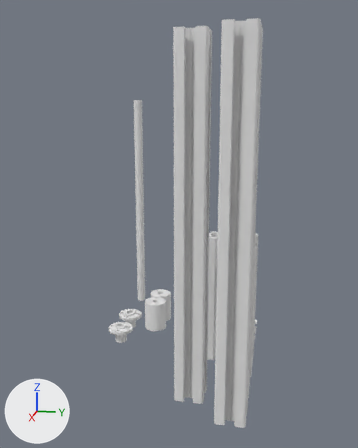
Renders of the Blender file lib/slot_profile_type_b_nut_6.blend from each side of a commit.
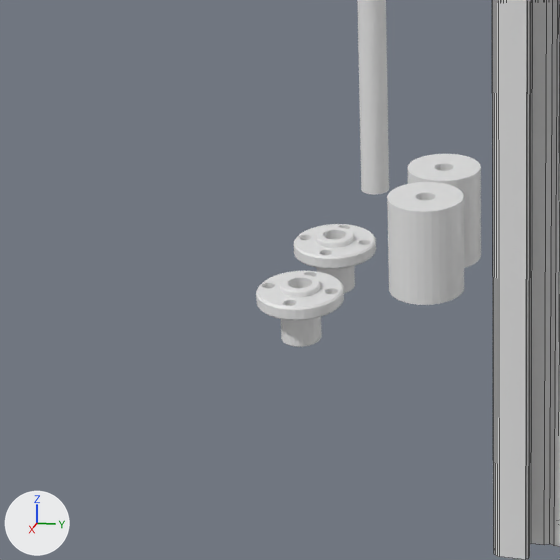
Each version appears first whole from a 50 mm camera at (425.0, 52.6, 198.4) aimed at (55.5, -21.4, 106.0), and next in a close-up on the part from 11% to 54% of the width and 55% to 90% of the height. Lighting does not change. The marker at lower left points along +X, +Y and +Z. The close-ups show mesh edges as thin lines.

Objects in the first close-up: '20x20x240_N6.001', 'z_coupling_5_to_8', 'z_coupling_5_to_8_src', 'z_nut_8', 'z_nut_8_src', 'z_screw_8x200'.
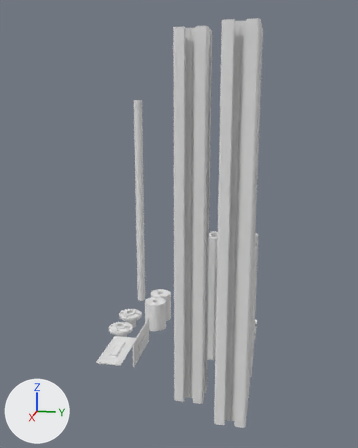
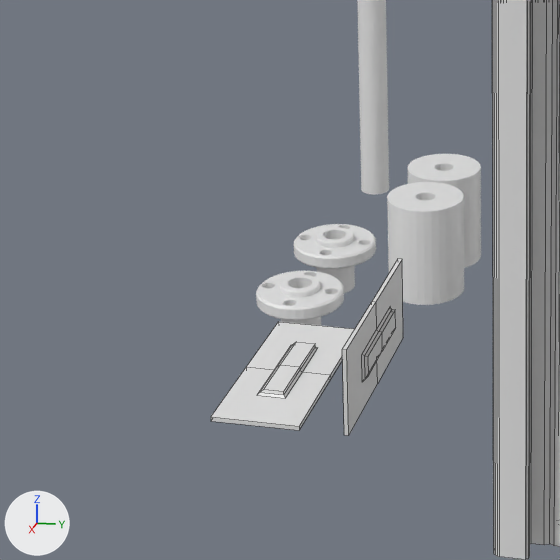
Changed parts and their boxes [x1, y1, x2, y2] in the close-ups (560 x 560 px):
'slot_align', added
    after: [211, 322, 354, 430]
'slot_align_src', added
    after: [342, 259, 403, 436]

Patch to the scene script:
```diff
--- a/lib/slot_profile_type_b_nut_6.blend.py
+++ b/lib/slot_profile_type_b_nut_6.blend.py
@@ me_cube_001 @@
+me_cube_001.from_pydata(...)  # 30 vertices, 24 faces; spans x -23.0..23.0, y 0.0..20.0, z 0.0..2.3
@@ me_cube @@
+me_cube.from_pydata([(11.5, 1.5, 7.2), (11.5, 1.5, 12.8), (23.0, 1.0, 0.0), (12.0, 1.0, 6.7), (12.0, 1.0, 13.3), (11.5, 2.3, 8.2), (11.5, 2.3, 12.8), (23.0, 1.0, 20.0), (0.0, 2.3, 8.2), (0.0, 2.3, 12.8), (0.0, 1.0, 0.0), (0.0, 1.0, 6.7), (0.0, 1.0, 20.0), (0.0, 1.5, 7.2), (0.0, 1.0, 13.3), (0.0, 1.5, 12.8), (23.0, 0.0, 0.0), (23.0, 0.0, 20.0), (0.0, 0.0, 0.0), (0.0, 0.0, 20.0)], [], [(1, 0, 5, 6), (3, 4, 14, 12, 7, 2, 10, 11), (0, 1, 4, 3), (3, 11, 13, 0), (0, 13, 8, 5), (5, 8, 9, 6), (1, 15, 14, 4), (6, 9, 15, 1), (10, 2, 16, 18), (7, 12, 19, 17), (2, 7, 17, 16), (16, 17, 19, 18)])
@@ ob_slot_align @@
+ob_slot_align = bpy.data.objects.new('slot_align', me_cube_001)
+ob_slot_align.location = (70.0, -80.0, 0.0)
@@ ob_slot_align_src @@
+ob_slot_align_src = bpy.data.objects.new('slot_align_src', me_cube)
+ob_slot_align_src.location = (70.0, -50.0, 0.0)
+_m = ob_slot_align_src.modifiers.new('Mirror', 'MIRROR')
+_m.use_clip = True
```
